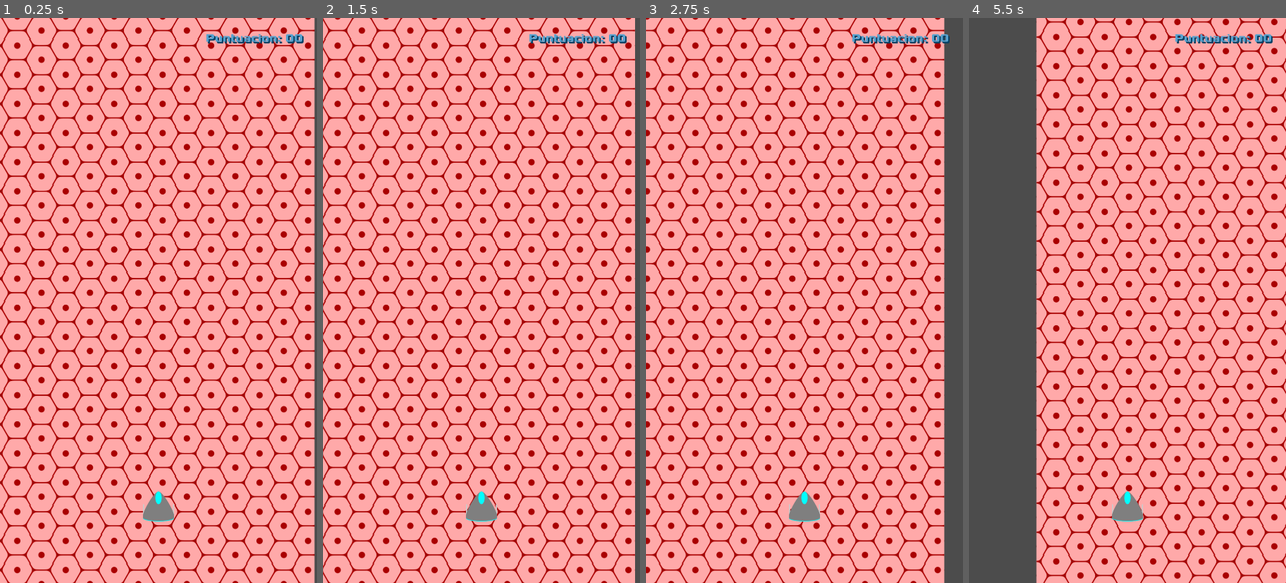
Above: before the commit, frames 1-4 (left to right).
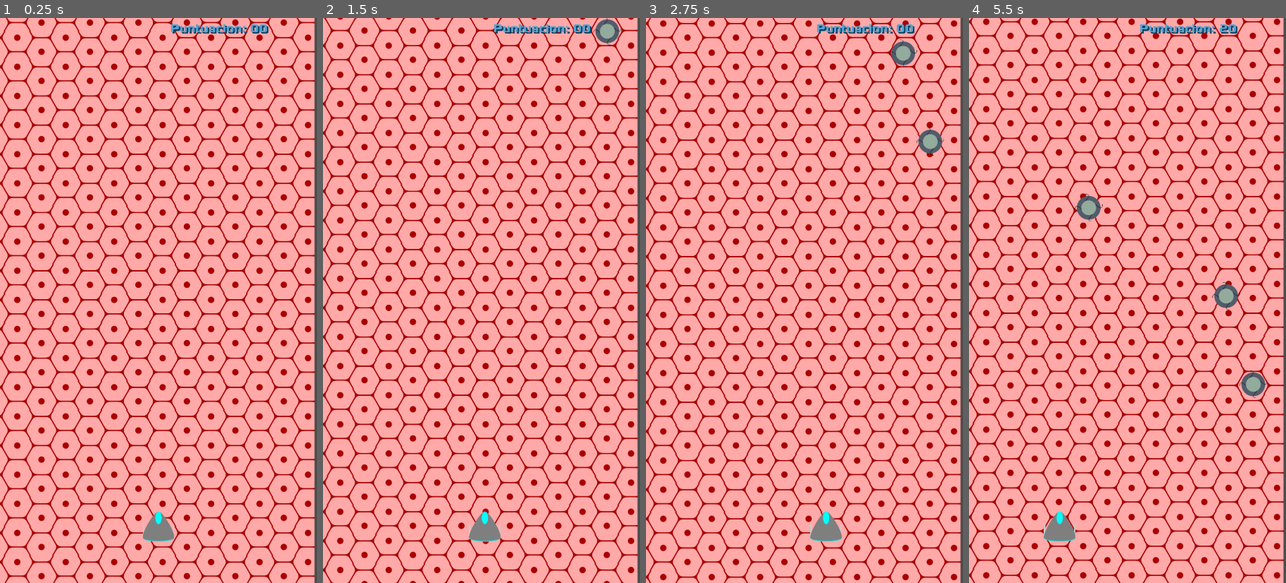
Above: after the commit, the same moments.

Repository: DBDev42/p0001
Game: Godot game, scene res://Main.tscn
Same seed, same stepped clock (60 frames per second), same inputs: the game is played once before the commit and once after it.
Inputs:
- Up to frame 1 (0.25 s): no input
- Up to frame 2 (1.5 s): tap Enter (ui_accept) at 0.5, 0.77 s; hold Right (ui_right) 0.53-1.28 s; hold Left (ui_left) from 1.28 s (still down)
- Up to frame 3 (2.75 s): tap Enter (ui_accept) at 1.52 s; release Left (ui_left) at 2.03 s; hold Right (ui_right) from 2.03 s (still down)
- Up to frame 4 (5.5 s): release Right (ui_right) at 2.78 s; hold Up (ui_up) 2.78-3.53 s; tap Enter (ui_accept) at 3.02, 3.77, 4.52 s; hold Left (ui_left) from 3.53 s (still down)

The runs differ from the first frame. In frame 1, 35% of the frame differs, in the area x 0-100%, y 0-100%; in frame 2, 26%; in frame 3, 39%; in frame 4, 44%.

Commit message:
Better prototype

Diff:
--- a/godot/Main.tscn
+++ b/godot/Main.tscn
@@ -1,15 +1,58 @@
-[gd_scene load_steps=5 format=2]
+[gd_scene load_steps=6 format=2]
 
 [ext_resource path="res://scripts/p0001.gd" type="Script" id=1]
-[ext_resource path="res://art/prototype_background.png" type="Texture" id=2]
-[ext_resource path="res://Ship.tscn" type="PackedScene" id=3]
-[ext_resource path="res://Font.tres" type="DynamicFont" id=4]
+[ext_resource path="res://Font.tres" type="DynamicFont" id=2]
+[ext_resource path="res://art/prototype_background.png" type="Texture" id=3]
+[ext_resource path="res://scripts/EnemySpawnZone.gd" type="Script" id=4]
+[ext_resource path="res://Ship.tscn" type="PackedScene" id=5]
 
 [node name="Main" type="Node" index="0"]
 
 script = ExtResource( 1 )
 
-[node name="Background" type="ParallaxBackground" parent="." index="0"]
+[node name="GUI" type="Control" parent="." index="0"]
+
+anchor_left = 0.0
+anchor_top = 0.0
+anchor_right = 0.0
+anchor_bottom = 0.0
+margin_right = 1080.0
+margin_bottom = 60.0
+rect_pivot_offset = Vector2( 0, 0 )
+rect_clip_content = false
+mouse_filter = 0
+mouse_default_cursor_shape = 0
+size_flags_horizontal = 1
+size_flags_vertical = 1
+_sections_unfolded = [ "Anchor", "Margin" ]
+
+[node name="Score" type="Label" parent="GUI" index="0"]
+
+anchor_left = 1.0
+anchor_top = 0.0
+anchor_right = 1.0
+anchor_bottom = 0.0
+margin_left = -500.0
+margin_top = 10.0
+margin_bottom = 49.0
+rect_pivot_offset = Vector2( 0, 0 )
+rect_clip_content = false
+mouse_filter = 2
+mouse_default_cursor_shape = 0
+size_flags_horizontal = 1
+size_flags_vertical = 4
+custom_fonts/font = ExtResource( 2 )
+custom_colors/font_color = Color( 0.342773, 0.636353, 0.8125, 1 )
+custom_colors/font_color_shadow = Color( 0.0369873, 0.260452, 0.394531, 1 )
+custom_constants/shadow_offset_x = 5
+custom_constants/shadow_offset_y = 5
+text = "Puntuacion: 00"
+percent_visible = 1.0
+lines_skipped = 0
+max_lines_visible = -1
+_sections_unfolded = [ "Anchor", "Margin", "custom_colors", "custom_constants", "custom_fonts" ]
+
+[node name="Background" type="ParallaxBackground" parent="." index="1"]
 
 layer = -1
 offset = Vector2( 0, 0 )
@@ -22,82 +65,41 @@
 scroll_limit_begin = Vector2( 0, 0 )
 scroll_limit_end = Vector2( 0, 0 )
 scroll_ignore_camera_zoom = true
+_sections_unfolded = [ "Scroll" ]
 
 [node name="Cells" type="ParallaxLayer" parent="Background" index="0"]
 
-motion_scale = Vector2( 1, 1 )
+self_modulate = Color( 0.342773, 0.636353, 0.8125, 1 )
+motion_scale = Vector2( 1, 0.75 )
 motion_offset = Vector2( 0, 0 )
 motion_mirroring = Vector2( 0, 1980 )
-_sections_unfolded = [ "Motion" ]
+_sections_unfolded = [ "Material", "Motion", "Transform", "Visibility", "Z Index" ]
 
 [node name="CellBackground" type="Sprite" parent="Background/Cells" index="0"]
 
 position = Vector2( -8.40955, 0 )
-texture = ExtResource( 2 )
+texture = ExtResource( 3 )
 centered = false
 region_enabled = true
 region_rect = Rect2( 0, 0, 1080, 1980 )
-_sections_unfolded = [ "Offset", "Region" ]
+_sections_unfolded = [ "Animation", "Offset", "Region" ]
 
-[node name="Ship" parent="." index="1" instance=ExtResource( 3 )]
+[node name="EnemySpawnZone" type="Node2D" parent="." index="2"]
 
-[node name="GUI" type="Control" parent="Ship" index="0"]
+position = Vector2( 512, -110 )
+scale = Vector2( 15, 1 )
+script = ExtResource( 4 )
+_sections_unfolded = [ "Transform" ]
 
-anchor_left = 0.0
-anchor_top = 0.0
-anchor_right = 0.0
-anchor_bottom = 0.0
-margin_left = 224.0
-margin_top = -1617.0
-margin_right = 489.0
-margin_bottom = -1577.0
-rect_pivot_offset = Vector2( 0, 0 )
-rect_clip_content = false
-mouse_filter = 0
-mouse_default_cursor_shape = 0
-size_flags_horizontal = 1
-size_flags_vertical = 1
+[node name="Ship" parent="." index="3" instance=ExtResource( 5 )]
 
-[node name="Score" type="Label" parent="Ship/GUI" index="0"]
-
-anchor_left = 0.0
-anchor_top = 0.0
-anchor_right = 0.0
-anchor_bottom = 0.0
-margin_left = -64.0
-margin_right = 268.0
-margin_bottom = 49.0
-rect_pivot_offset = Vector2( 0, 0 )
-rect_clip_content = false
-mouse_filter = 2
-mouse_default_cursor_shape = 0
-size_flags_horizontal = 1
-size_flags_vertical = 4
-custom_fonts/font = ExtResource( 4 )
-custom_colors/font_color = Color( 0.342773, 0.636353, 0.8125, 1 )
-custom_colors/font_color_shadow = Color( 0.0369873, 0.260452, 0.394531, 1 )
-custom_constants/shadow_offset_x = 5
-custom_constants/shadow_offset_y = 5
-text = "Puntuacion: 00"
-percent_visible = 1.0
-lines_skipped = 0
-max_lines_visible = -1
-_sections_unfolded = [ "custom_colors", "custom_constants", "custom_fonts" ]
-
-[node name="EnemySpawnZone" type="Node2D" parent="Ship" index="6"]
-
-position = Vector2( 0, -1920 )
-scale = Vector2( 15, 1 )
-
-[node name="EnemyTimer" type="Timer" parent="." index="2"]
+[node name="EnemyTimer" type="Timer" parent="." index="4"]
 
 process_mode = 1
 wait_time = 1.0
 one_shot = false
 autostart = true
 
-[node name="Enemies" type="Node" parent="." index="3"]
-
-[node name="SignalsManager" type="Node" parent="." index="4"]
+[node name="Enemies" type="Node" parent="." index="5"]
 
 [connection signal="timeout" from="EnemyTimer" to="." method="_on_EnemyTimer_timeout"]
--- a/godot/Ship.tscn
+++ b/godot/Ship.tscn
@@ -33,34 +33,7 @@
 
 shape = SubResource( 2 )
 
-[node name="Camera" type="Camera2D" parent="." index="1"]
-
-offset = Vector2( 0, -700 )
-anchor_mode = 1
-rotating = false
-current = true
-zoom = Vector2( 1, 1 )
-limit_left = -10000000
-limit_top = -10000000
-limit_right = 10000000
-limit_bottom = 10000000
-limit_smoothed = false
-drag_margin_h_enabled = false
-drag_margin_v_enabled = false
-smoothing_enabled = false
-smoothing_speed = 5.0
-offset_v = 0.0
-offset_h = 0.0
-drag_margin_left = 0.2
-drag_margin_top = 0.2
-drag_margin_right = 0.2
-drag_margin_bottom = 0.2
-editor_draw_screen = true
-editor_draw_limits = false
-editor_draw_drag_margin = false
-_sections_unfolded = [ "Limit" ]
-
-[node name="Body" type="Sprite" parent="." index="2"]
+[node name="Body" type="Sprite" parent="." index="1"]
 
 texture = ExtResource( 2 )
 _sections_unfolded = [ "Offset" ]
@@ -75,11 +48,11 @@
 position = Vector2( 51.5, -10 )
 _sections_unfolded = [ "Transform" ]
 
-[node name="WeaponsReloadTime" type="Timer" parent="." index="3"]
+[node name="WeaponsReloadTime" type="Timer" parent="." index="2"]
 
 process_mode = 1
 wait_time = 0.5
 one_shot = true
 autostart = false
 
-[node name="Bullets" type="Node" parent="." index="4"]
+[node name="Bullets" type="Node" parent="." index="3"]
--- a/godot/scripts/Enemy.gd
+++ b/godot/scripts/Enemy.gd
@@ -2,8 +2,13 @@
 
 signal died
 
+var entered = false
+
 func _ready():
-	pass
+	set_process(true)
+
+func _process(delta):
+	self.set_position(self.get_position() + Vector2(0, 5))
 
 func init(initial_pos):
 	self.set_position(initial_pos)
--- /dev/null
+++ b/godot/scripts/EnemySpawnZone.gd
@@ -0,0 +1,9 @@
+extends Node2D
+
+onready var screen_size = get_viewport().size
+
+func _ready():
+	pass
+
+func get_spawn_position():
+	return Vector2(screen_size.x * randf(), self.get_position().y)
--- a/godot/scripts/Ship.gd
+++ b/godot/scripts/Ship.gd
@@ -24,9 +24,6 @@
 func _process(delta):
 	var pos = self.get_position()
 
-	slow_down(delta)
-	if Input.is_action_pressed("ui_up"):
-		speed_up(delta)
 	if Input.is_action_pressed("ui_right"):
 		turn(delta)
 		direction.x = 1
@@ -39,12 +36,6 @@
 
 	if Input.is_action_pressed("ui_accept"):
 		shoot()
-
-func slow_down(delta):
-	speed = Vector2(max(speed.x - env_resistance.x*delta, 0), max(speed.y - env_resistance.y*delta, 0))
-
-func speed_up(delta):
-	speed = Vector2(speed.x, min(max_speed.y, speed.y+acceleration.y*delta))
 
 func turn(delta):
 	speed = Vector2(min(max_speed.x, speed.x+acceleration.x*delta), speed.y)
--- a/godot/scripts/p0001.gd
+++ b/godot/scripts/p0001.gd
@@ -5,16 +5,22 @@
 onready var score = 0
 
 func _ready():
-	$Ship.set_position(Vector2(screen_size.x/2, 400))
+	$Ship.set_position(Vector2(screen_size.x/2, screen_size.y*18/20))
 	randomize()
+	set_process(true)
+
+func _process(delta):
+	if $Background/Cells.get_motion_offset().y == $Background/Cells/CellBackground.texture.get_height()*3:
+		$Background/Cells.set_motion_offset(Vector2(0, 0))
+	else:
+		$Background/Cells.set_motion_offset($Background/Cells.get_motion_offset() + Vector2(0, 3))
 
 func _on_EnemyTimer_timeout():
-	print("timer")
 	var e = enemy.instance()
-	e.init($Ship.get_position() + $Ship/EnemySpawnZone.get_position())
+	e.init($EnemySpawnZone.get_spawn_position())
 	e.connect("died", self, "_on_Enemy_died")
 	$Enemies.add_child(e)
 
 func _on_Enemy_died():
 	score += 10
-	$Ship/GUI/Score.set_text("Puntuacion: " + str(score))
+	$GUI/Score.set_text("Puntuacion: " + str(score))
